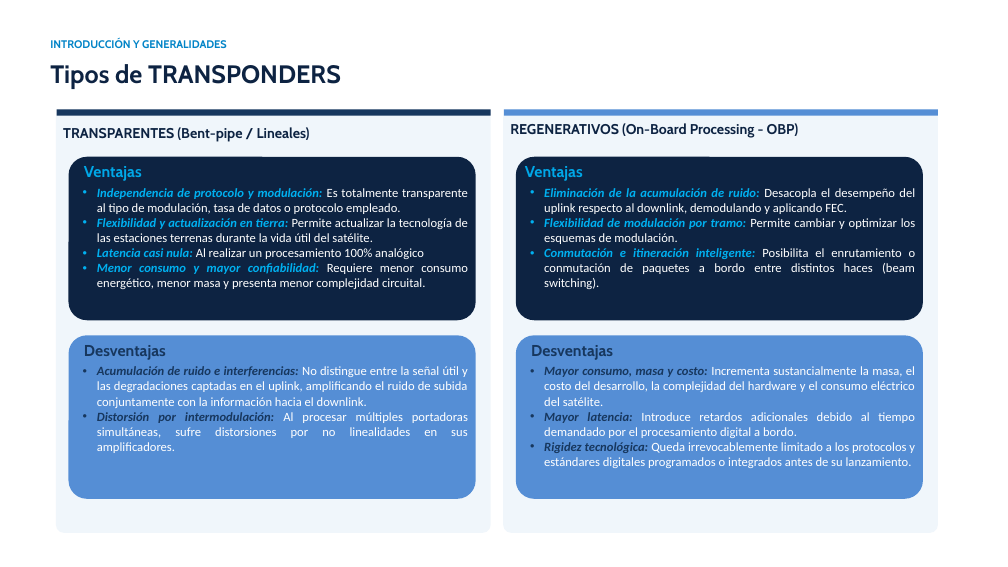
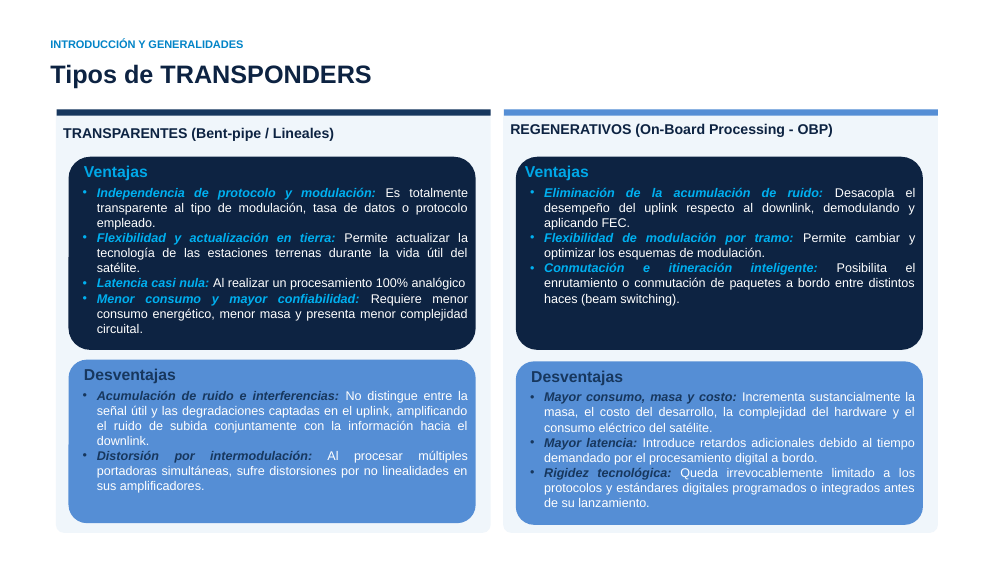
Before and after one commit to marian1911/CUBESAT_Transponder, a slide deck: slide 5 of PI/Presentacion/Presentación de Tesis - Transponder CubeSat.pptx. Drawn at 1008x567 pixels with LibreOffice and Linux fonts; fonts in the diff are those of the drawing. Boxes give left, top, right and bottom in pixels: in the first picture for what was removed or moved away, otherwise in the second. Text is boxed around its words. In the diff, an @@ line names an element or a change of style, - is before the commit and + after.

```diff
--- a/PI/Presentacion/Presentación de Tesis - Transponder CubeSat.pptx
+++ b/PI/Presentacion/Presentación de Tesis - Transponder CubeSat.pptx
@@ rounded rectangle: place and size @@
-rounded rectangle at (69, 157, 476, 320)
+rounded rectangle at (69, 157, 476, 350)
@@ rounded rectangle: place and size @@
-rounded rectangle at (516, 157, 923, 320)
+rounded rectangle at (516, 157, 923, 350)
@@ font Calibri to Arial in 4 elements at (544, 188, 916, 306), (544, 392, 915, 507), (97, 188, 468, 333), (97, 391, 468, 493) @@
@@ text "Acumulación de ruido e interferencias: ...": place and size @@
-text "Acumulación de ruido e interferencias: ..." at (97, 366, 468, 453)
+text "Acumulación de ruido e interferencias: ..." at (97, 391, 468, 493)
@@ 3 texts, 2 rounded rectangles: place and size @@
-3 texts, 2 rounded rectangles at (69, 336, 923, 499)
+3 texts, 2 rounded rectangles at (69, 360, 923, 525)
@@ font Cabin to Arial in 8 elements at (50, 40, 243, 48), (50, 64, 371, 89), (63, 127, 334, 141), (510, 123, 833, 137), (84, 165, 148, 181), (525, 165, 589, 181), (84, 368, 176, 383), (531, 370, 623, 385) @@
```
Also in this commit, not shown: 31 other slides changed, 14 slides added, 4 slides removed, 16 other files.
